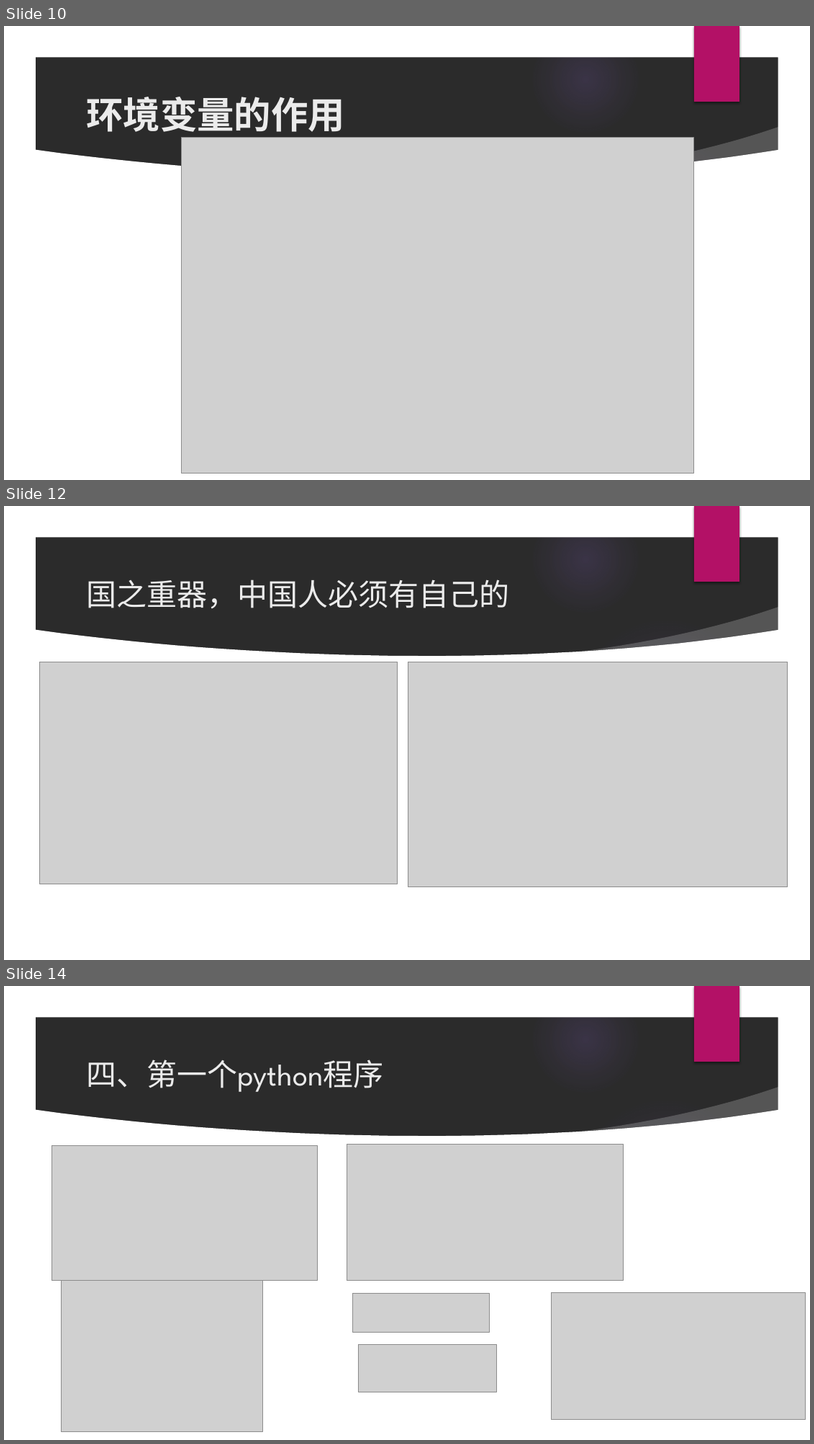
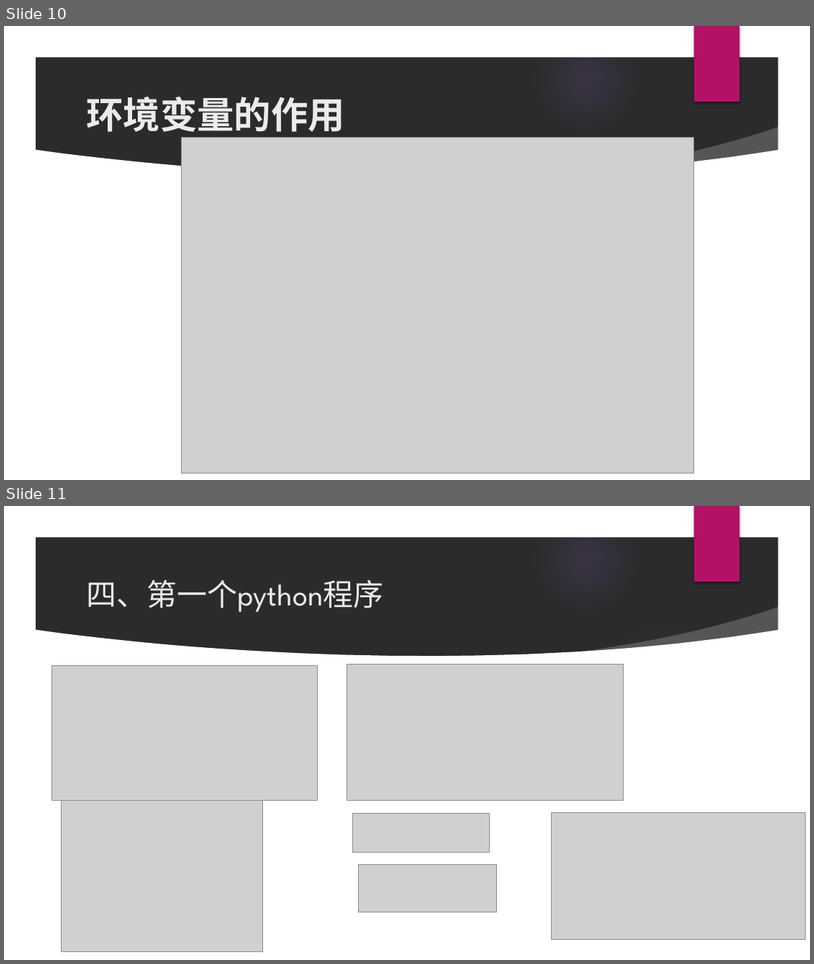
Before and after one commit to littlehb/ShaoHuiLin, a slide deck: Python课程/第1课-python入门/python入门.pptx. Shown one above the other, each under a label of ours: slides 10, 12 and 14 before the commit, slides 10 and 11 after it; the slides between them are not shown. The pictures are 814x1444 and 814x964 pixels, drawn with LibreOffice and Linux fonts; fonts in the diff are those of the drawing; grey boxes stand for pictures; background and template pictures are left out; a plain dark background stands for a picture behind light text. Boxes give left, top, right and bottom in pixels: in the first picture for what was removed or moved away, otherwise in the second. Text is boxed around its words. In the diff, an @@ line names an element or a change of style, - is before the commit and + after.

Commit message:
ok

```diff
--- a/Python课程/第1课-python入门/python入门.pptx
+++ b/Python课程/第1课-python入门/python入门.pptx
@@ slide 12 removed at box(4, 506, 810, 960), background picture (left out); not listed: 9 template elements that a slide beside it also shows @@
@@ title removed at box(86, 579, 509, 608) @@
-国之重器，中国人必须有自己的
@@ picture removed at box(40, 662, 398, 883) @@
@@ picture removed at box(408, 662, 788, 886) @@
@@ what was slide 14 is now slide 11 @@
```
Also in this commit, not shown: 2 other slides removed.
